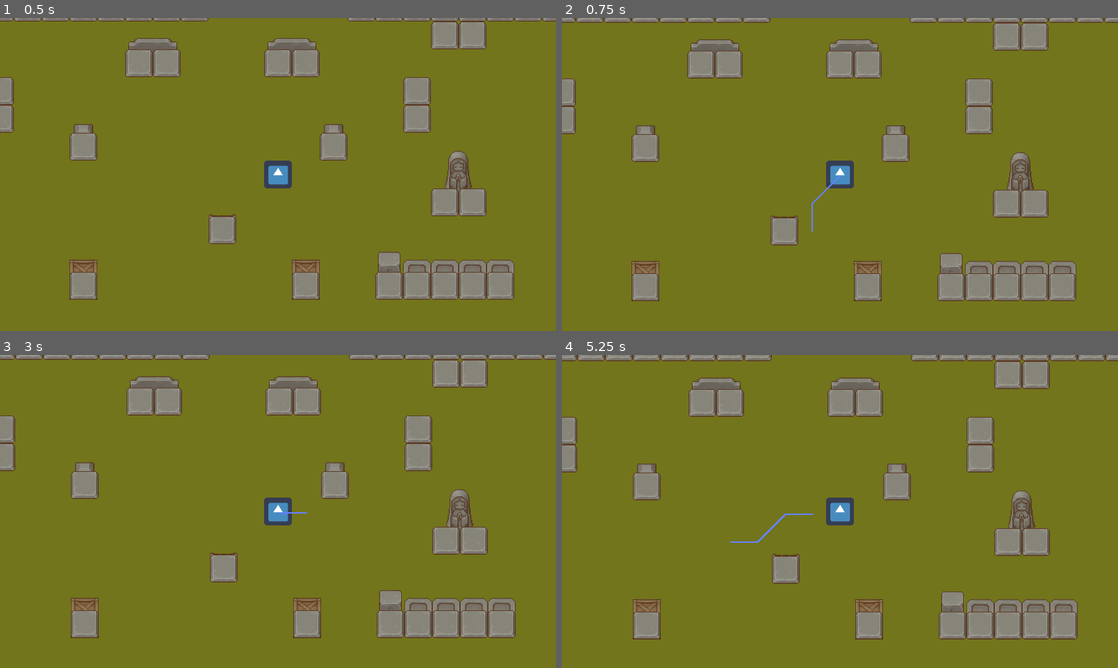
Above: before the commit, frames 1-4 (two rows, left to right).
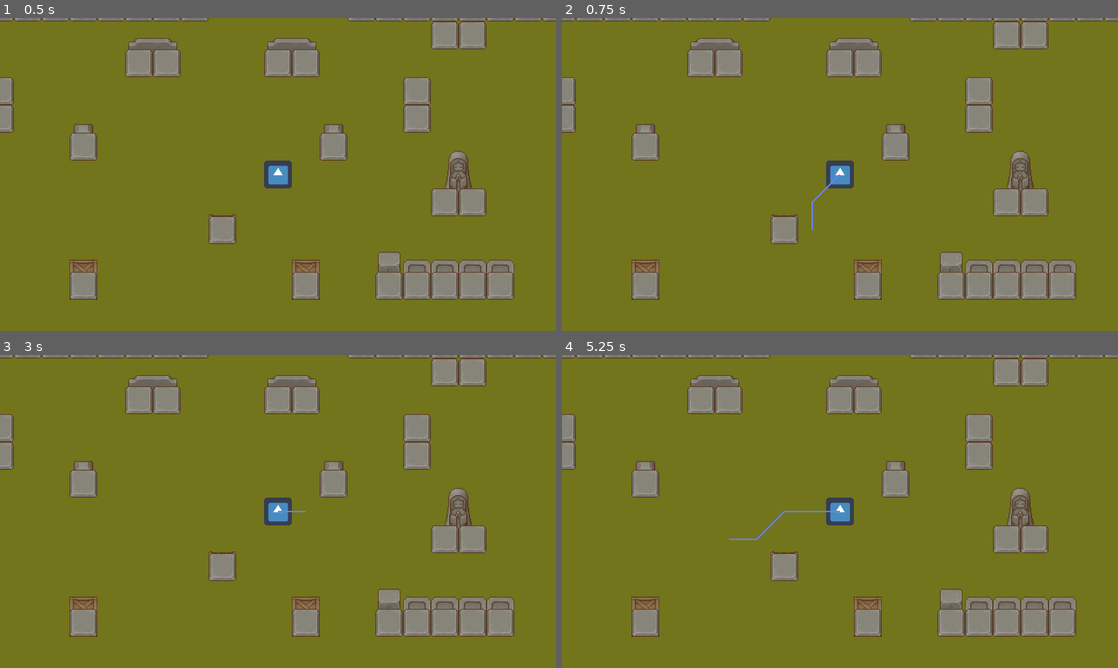
Above: after the commit, the same moments.

Repository: Glioce/Godot_examples
Game: Godot game, scene res://Scenes/Zones/Center.tscn
Same seed, same stepped clock (60 frames per second), same inputs: the game is played once before the commit and once after it. This scene is started directly instead of the project's main scene. The engine's default icon, where the game draws it, is replaced by a stand-in: a white triangle on a blue panel in a dark square.
Inputs (mouse positions are in pixels of both pictures, inside the frame that each line leads up to):
- Up to frame 1 (0.5 s): no input
- Up to frame 2 (0.75 s): tap Enter at 0.5 s; move the mouse to (812, 237) at 0.52 s; hold Up (ui_up) from 0.53 s (still down); click (812, 237) at 0.67 s
- Up to frame 3 (3 s): tap Space (ui_select) at 0.77, 1.25, 1.52, 2.75 s; move the mouse to (444, 558) at 1.27 s; tap Enter at 2 s; move the mouse to (111, 464) at 2.02 s; release Up (ui_up) at 2.03 s; hold Left (ui_left) from 2.03 s (still down); move the mouse to (305, 511) at 2.77 s; click (305, 511) at 2.92 s
- Up to frame 4 (5.25 s): tap Space (ui_select) at 3.02, 3.77, 4.25, 4.52 s; tap Enter at 3.5 s; move the mouse to (756, 433) at 3.52 s; release Left (ui_left) at 3.53 s; hold Down (ui_down) 3.53-4.28 s; move the mouse to (962, 495) at 4.27 s; hold Right (ui_right) 4.28-5.03 s; move the mouse to (728, 527) at 5.02 s; hold Up (ui_up) from 5.03 s (still down); click (728, 527) at 5.17 s

Frame 1 is identical in both runs. In frame 2, 3.3% of the frame differs, in the area x 0-100%, y 0-91%; in frame 3, 5.4%; in frame 4, 7.0%.
Error before the commit: Invalid set index 'text' (on base: 'null instance') with value of type 'String'. (res://Scripts/Player.gd:43)
Error after the commit: Invalid set index 'text' (on base: 'null instance') with value of type 'String'. (res://Scripts/Player.gd:45)

Commit message:
calculate exit dist outside match statenent

Diff:
--- a/n19_00/Scripts/Player.gd
+++ b/n19_00/Scripts/Player.gd
@@ -24,24 +24,30 @@
 	$Camera2D.limit_right = Global.scene_size.x
 	$Camera2D.limit_bottom = Global.scene_size.y
 
-# Called every frame. 'delta' is the elapsed time since the previous frame.
-#func _process(delta):
-#	pass
-
 
 func _physics_process(delta):
 	# Read input
 	v = Input.get_vector("ui_left", "ui_right", "ui_up", "ui_down")
 
+	# Check distance to exit
+	if door != null and state == S.IDLE:
+		var distance = door.calculate_exit_distance(self)
+		$Label.text = str(distance)
+
+		if distance >= -32:
+			path.resize(0) # clear path
+			path.append(position + door.exit_vector * 64)
+			state = S.TRANSITION
+
+		if distance >= 0:
+			get_tree().change_scene(door.scene_path)
+	else:
+		$Label.text = "X"
+
 	# State machine
 	match state:
 
 		S.IDLE:
-			if door != null:
-				$Label.text = str(door.calculate_exit_distance(self))
-			else:
-				$Label.text = "X"
-
 			move_and_slide(v * speed)
 
 		S.FOLLOW:
@@ -50,11 +56,6 @@
 				state = S.IDLE
 			else:
 				follow_path(delta)
-
-			if door != null:
-				$Label.text = str(door.calculate_exit_distance(self))
-			else:
-				$Label.text = "X"
 
 			if path.size() == 0:
 				state = S.IDLE
